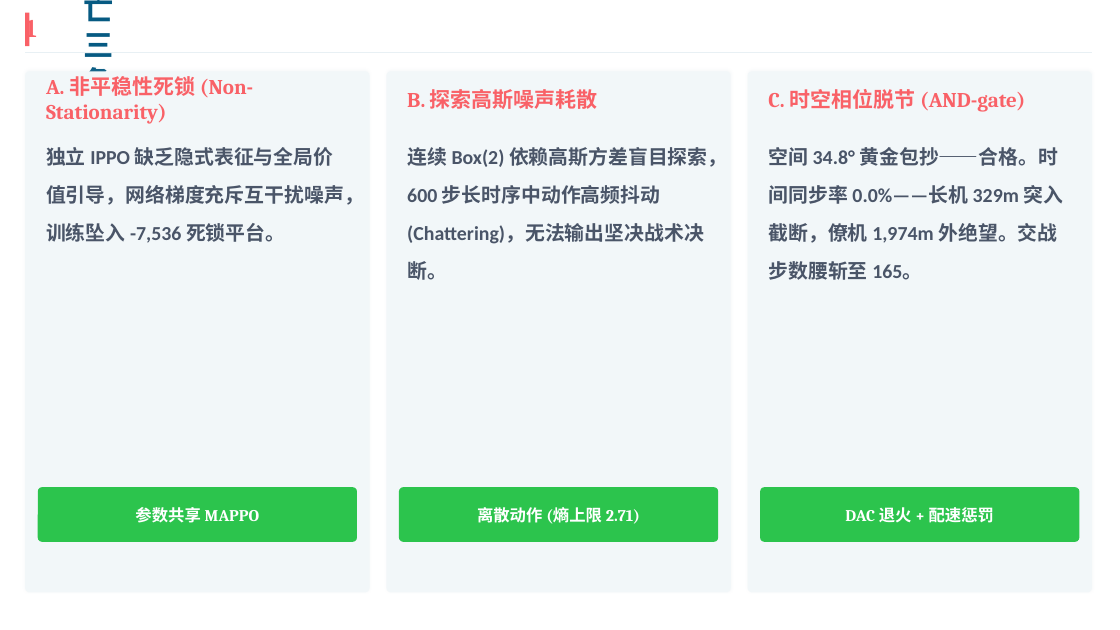
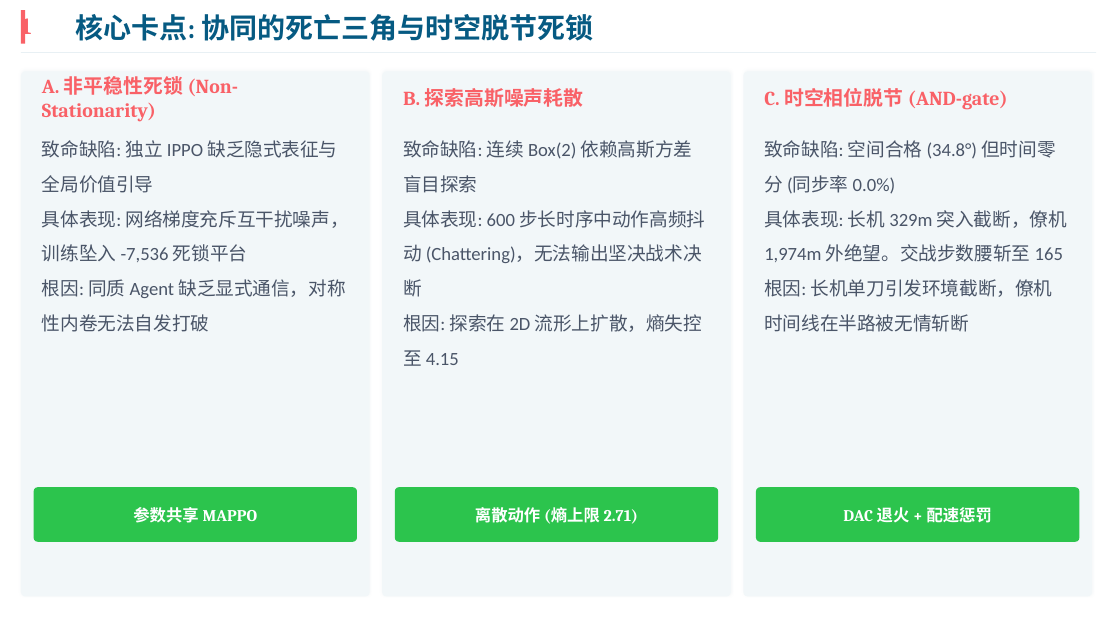
Before and after one commit to NishimiyaXSean/jsbsim-marl-formation, a slide deck: slide 2 of results/ppt/formation_coop_v7.pptx. Drawn at 1120x630 pixels with LibreOffice and Linux fonts; fonts in the diff are those of the drawing. Boxes give left, top, right and bottom in pixels: in the first picture for what was removed or moved away, otherwise in the second. Text is boxed around its words. In the diff, an @@ line names an element or a change of style, - is before the commit and + after.

Commit message:
feat: PPT v7 final + Self-Attention architecture diagram
PPT fixes:
  - Title bar: reduced font (24pt), wider box (12.2"), overflow prevention
  - All framed text boxes now prefixed with keyword tags:
    [特征解耦] [注意力路由] [对称破缺] [价值引导] etc.
  - Box height limits relaxed to 1.6" for better fill
  - P2 body expanded with structured bullet format (致命缺陷/具体表现/根因)

New figure: results/viz/fig_self_attention_arch.pdf
  - Clean flowchart: Obs[33] -> 3 Tokens -> Linear -> MHA -> Pool -> MLP -> Action
  - Embedded on P3 alongside existing Fig 3 stats
  - Ocean Gradient palette, white background, publication style

```diff
--- a/results/ppt/formation_coop_v7.pptx
+++ b/results/ppt/formation_coop_v7.pptx
@@ text "1" at [21,13,32,39]: size 22 to 20 pt @@
@@ rectangle: place and size @@
-rectangle at [25,13,29,46]
+rectangle at [21,10,25,44]
@@ text "核心卡点: 协同的死亡三角与时空脱节死锁": place and size @@
-text "核心卡点: 协同的死亡三角与时空脱节死锁" at [84,0,114,284]
+text "核心卡点: 协同的死亡三角与时空脱节死锁" at [75,14,593,41]
@@ text "核心卡点: 协同的死亡三角与时空脱节死锁" at [75,14,593,41]: size 26 to 24 pt @@
@@ rectangle: place and size @@
-rectangle at [25,52,1092,53]
+rectangle at [21,52,1096,53]
@@ rounded rectangle: place and size @@
-rounded rectangle at [25,71,370,592]
+rounded rectangle at [21,71,370,597]
@@ rounded rectangle: place and size @@
-rounded rectangle at [386,71,731,592]
+rounded rectangle at [382,71,731,597]
@@ rounded rectangle: place and size @@
-rounded rectangle at [748,71,1092,592]
+rounded rectangle at [744,71,1092,597]
@@ size 18 to 17 pt in 3 elements at [42,76,238,122], [403,88,584,107], [764,88,1008,110] @@
@@ text at [42,140,349,332]: text changed; size 17 to 16 pt; bold off @@
-独立 IPPO 缺乏隐式表征与全局价值引导，网络梯度充斥互干扰噪声，训练坠入 -7,536 死锁平台。
+致命缺陷: 独立 IPPO 缺乏隐式表征与全局价值引导
+具体表现: 网络梯度充斥互干扰噪声，训练坠入 -7,536 死锁平台
+根因: 同质 Agent 缺乏显式通信，对称性内卷无法自发打破
@@ text at [403,140,705,366]: text changed; size 17 to 16 pt; bold off @@
-连续 Box(2) 依赖高斯方差盲目探索，600 步长时序中动作高频抖动 (Chattering)，无法输出坚决战术决断。
+致命缺陷: 连续 Box(2) 依赖高斯方差盲目探索
+具体表现: 600 步长时序中动作高频抖动 (Chattering)，无法输出坚决战术决断
+根因: 探索在 2D 流形上扩散，熵失控至 4.15
@@ text at [764,140,1067,332]: text changed; size 17 to 16 pt; bold off @@
-空间 34.8° 黄金包抄——合格。时间同步率 0.0%——长机 329m 突入截断，僚机 1,974m 外绝望。交战步数腰斩至 165。
+致命缺陷: 空间合格 (34.8°) 但时间零分 (同步率 0.0%)
+具体表现: 长机 329m 突入截断，僚机 1,974m 外绝望。交战步数腰斩至 165
+根因: 长机单刀引发环境截断，僚机时间线在半路被无情斩断
@@ rounded rectangle: place and size @@
-rounded rectangle at [38,487,357,542]
+rounded rectangle at [34,487,357,542]
@@ rounded rectangle: place and size @@
-rounded rectangle at [399,487,718,542]
+rounded rectangle at [395,487,718,542]
@@ rounded rectangle: place and size @@
-rounded rectangle at [760,487,1080,542]
+rounded rectangle at [756,487,1080,542]
```
Also in this commit, not shown: 11 other slides changed, 2 other files.
